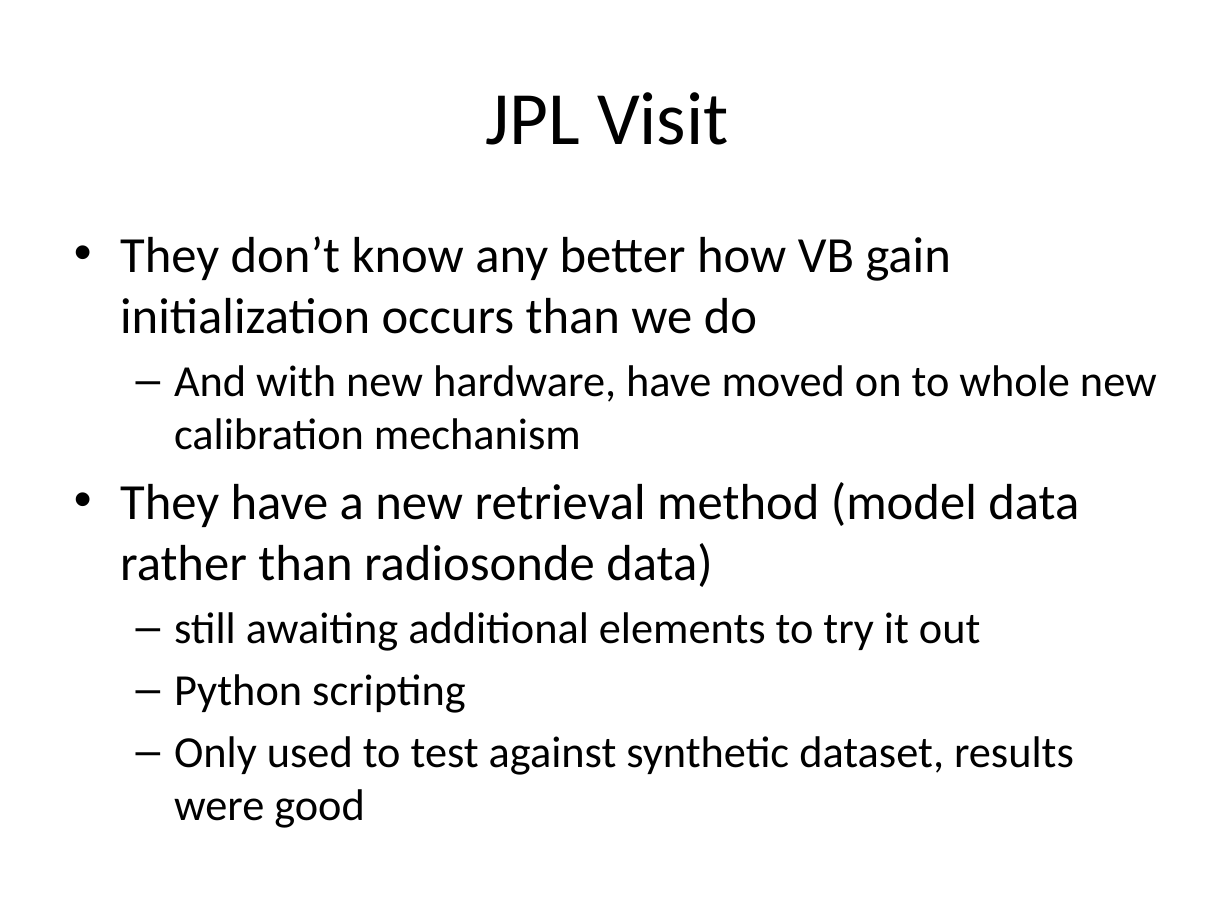
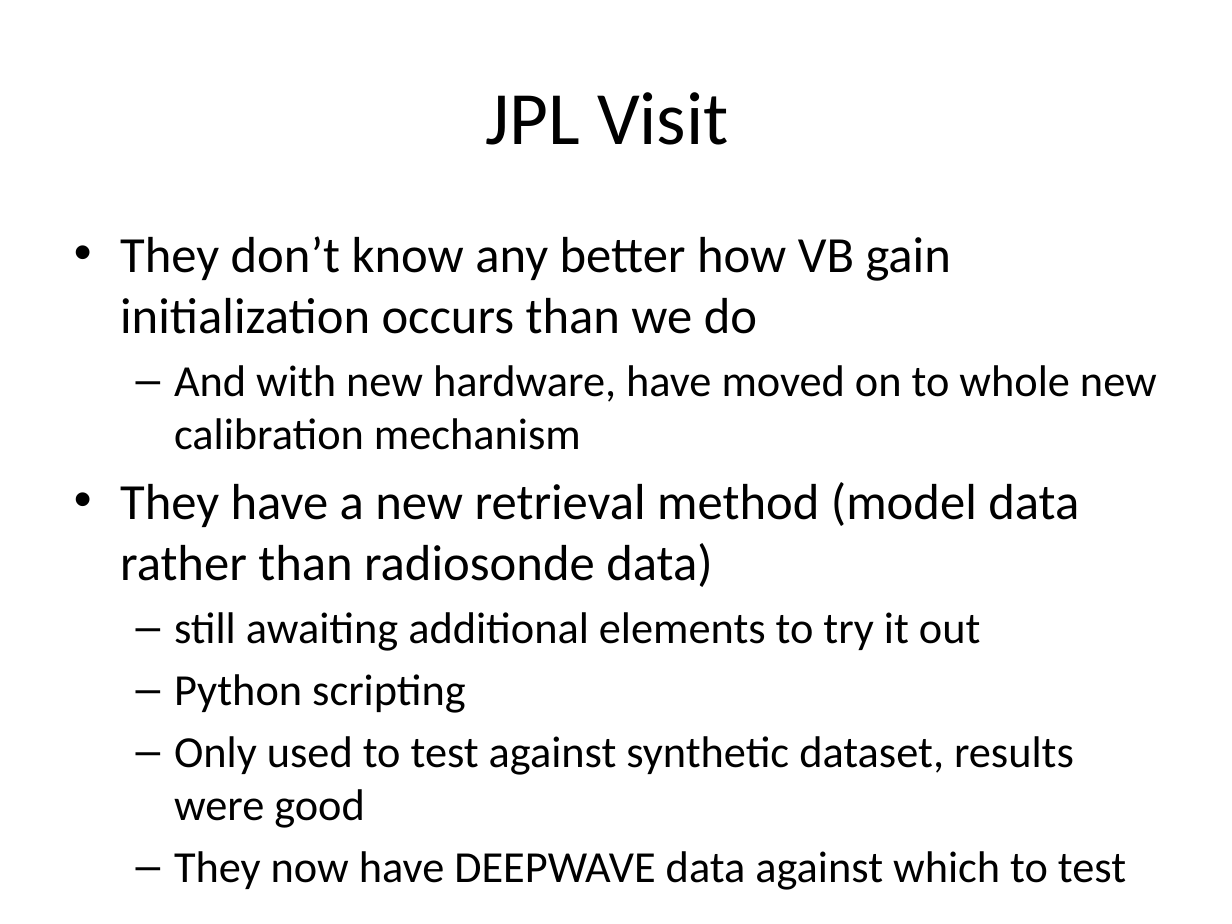
Before and after one commit to NCAR/nimbus, a slide deck: slide 3 of instruments/mtp/doc/MTP Status 20160309.pptx. Drawn at 1232x924 pixels with LibreOffice and Linux fonts; fonts in the diff are those of the drawing. Boxes give left, top, right and bottom in pixels: in the first picture for what was removed or moved away, otherwise in the second. Text is boxed around its words. In the diff, an @@ line names an element or a change of style, - is before the commit and + after.

Commit message:
Slight Mods from meeting

```diff
--- a/instruments/mtp/doc/MTP Status 20160309.pptx
+++ b/instruments/mtp/doc/MTP Status 20160309.pptx
@@ text at (174,851,1126,890): paragraph added @@
+  – They now have DEEPWAVE data against which to test
```
